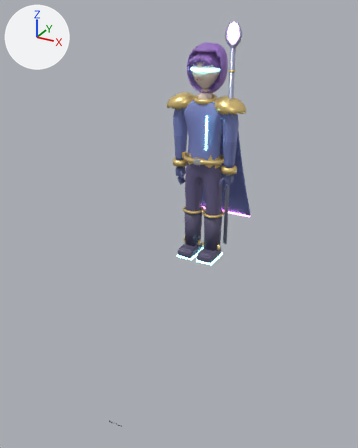
The glTF model assets/cine/hero.glb, before and after one commit.
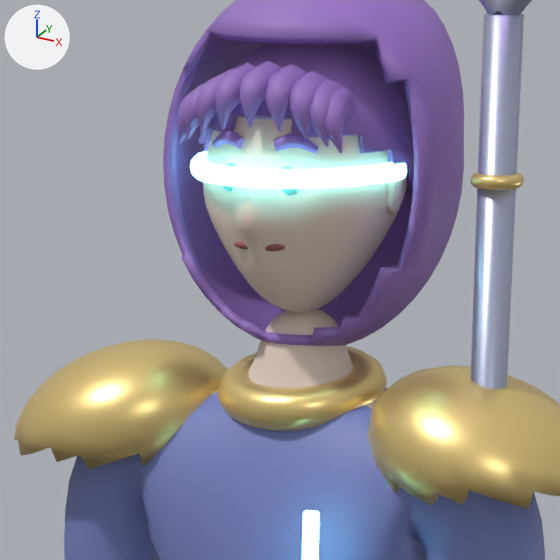
The first picture shows the older version from a 50 mm lens placed at (1.91, -3.95, 2.24), pointed at (0.06, -0.59, 0.56). The close-ups show the older and then the newer version on the part from 46% to 67% of the width and 10% to 27% of the height of that picture. Only the edits that show in the close-ups are written down. The lights are fixed; the arrows at upper left show +X, +Y and +Z. Where no turn or scale is listed for an object, it has been applied to the vertices. Vertices at exactly the same position are counted once.

The first close-up shows 'body', 'collar', 'eye0', 'eye1', 'hair', 'head', 'hood', 'pad0', 'pad1', 'stripe', 'visor', 'weapon' and 4 more.
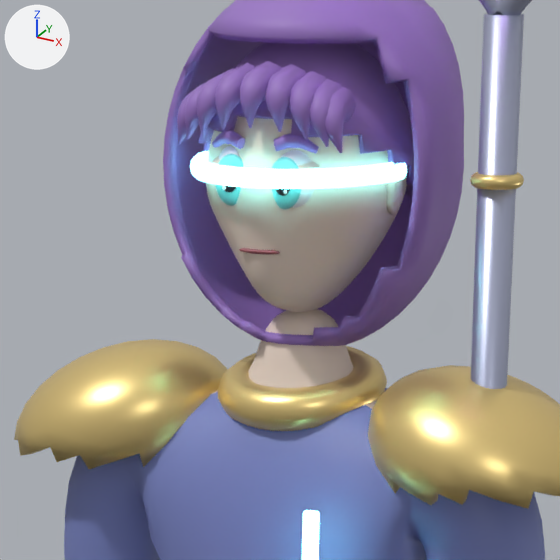
Where the newer file only moved an object's origin or applied its transform, the numbers keep the older frame.

What differs and where, as boxes (x1, y1, x2, y2) in the close-ups (560 x 560 px; the box of a moved part takes in the faces that stretch with it):
'head', reshaped: before (203, 116, 407, 312); after (206, 116, 407, 312)
'eye1', reshaped, moved (mostly hidden before): before (282, 167, 303, 196); after (272, 150, 314, 209)
'eye0', reshaped, moved (mostly hidden before): before (221, 163, 236, 192); after (215, 146, 243, 206)
part 1 of me_ew, added (mostly hidden): after (215, 146, 239, 199)
part 2 of me_ew, added (cyan): after (216, 154, 243, 206)
part 3 of me_ew, added: after (225, 186, 236, 192)
part 4 of me_ew, deleted: before (223, 163, 236, 192)
part 5 of me_ew_001, added: after (281, 150, 314, 208)
part 6 of me_ew_001, added (cyan): after (272, 157, 301, 209)
part 7 of me_ew_001, added: after (275, 189, 290, 196)
part 8 of me_ew_001, deleted: before (282, 167, 298, 196)
part 9 of me_head, moved or reshaped: before (203, 116, 357, 303); after (206, 116, 357, 304)

Diff of the bpy script that builds the scene:
```diff
--- a/assets/cine/hero.glb.py
+++ b/assets/cine/hero.glb.py
@@ mat_glint @@
+mat_glint = principled_material('glint')
+mat_glint.base_color = (1.0, 1.0, 1.0)  # white #ffffff
+mat_glint.roughness = 0.55
@@ me_ew @@
 # used by ob_eye0; location = (-0.034, -0.099, 1.747)
-me_ew.from_pydata(...)  # 684 vertices, 1356 faces; spans x -0.0271..0.0271, y -0.0283..0.0283, z -0.0271..0.0271
+me_ew.from_pydata(...)  # 778 vertices, 1536 faces; spans x -0.0313..0.0313, y -0.0354..0.0354, z -0.0403..0.0403
+# me_ew part 1: a new loose piece, a UV sphere (24 segments, 16 rings, poles along z) spanning x -0.0313..0.0313, y -0.0306..0.0354, z -0.0403..0.0403, in mat_eye_white (white #f9f9fc)
+# me_ew part 2: a new loose piece, a UV sphere (20 segments, 12 rings, poles along z) spanning x -0.0207..0.0207, y -0.0305..-0.0174, z -0.03..0.0267, in mat_iris (cyan #82e1e1)
+# me_ew part 3: a new loose piece, a UV sphere (14 segments, 8 rings, poles along z) spanning x -0.0103..0.0103, y -0.0331..-0.0267, z -0.0149..0.0116, in mat_pupil (dark grey #272730)
+# me_ew part 4: the loose piece of 222 vertices spanning x -0.0162..0.0162, y -0.0267..-0.0163, z -0.0162..0.0162 is deleted
+# other edits to the shape of me_ew do not show in these pictures
 me_ew.materials.append(mat_eye_white)
@@ me_ew @@
 me_ew.materials.append(mat_pupil)
+me_ew.materials.append(mat_glint)  # white #ffffff
@@ me_ew_001 @@
 # used by ob_eye1; location = (0.034, -0.099, 1.747)
-me_ew_001.from_pydata(...)  # 684 vertices, 1356 faces; spans x -0.0271..0.0271, y -0.0283..0.0283, z -0.0271..0.0271
+me_ew_001.from_pydata(...)  # 778 vertices, 1536 faces; spans x -0.0313..0.0313, y -0.0354..0.0354, z -0.0403..0.0403
+# me_ew_001 part 5: a new loose piece, a UV sphere (24 segments, 16 rings, poles along z) spanning x -0.0313..0.0313, y -0.0306..0.0354, z -0.0403..0.0403, in mat_eye_white (white #f9f9fc)
+# me_ew_001 part 6: a new loose piece, a UV sphere (20 segments, 12 rings, poles along z) spanning x -0.0207..0.0207, y -0.0305..-0.0174, z -0.03..0.0267, in mat_iris (cyan #82e1e1)
+# me_ew_001 part 7: a new loose piece, a UV sphere (14 segments, 8 rings, poles along z) spanning x -0.0103..0.0103, y -0.0331..-0.0267, z -0.0149..0.0116, in mat_pupil (dark grey #272730)
+# me_ew_001 part 8: the loose piece of 222 vertices spanning x -0.0162..0.0162, y -0.0267..-0.0163, z -0.0162..0.0162 is deleted
+# other edits to the shape of me_ew_001 do not show in these pictures
 me_ew_001.materials.append(mat_eye_white)
@@ me_ew_001 @@
 me_ew_001.materials.append(mat_pupil)
+me_ew_001.materials.append(mat_glint)  # white #ffffff
@@ me_head @@
 # used by ob_head; location = (0.0, -0.008, 1.735)
-me_head.from_pydata(...)  # 4402 vertices, 8800 faces; spans x -0.108..0.108, y -0.144..0.144, z -0.148..0.148
+me_head.from_pydata(...)  # 4402 vertices, 8800 faces; spans x -0.108..0.108, y -0.127..0.144, z -0.148..0.148
+# me_head part 9: 861 of 4402 vertices moved; they spanned x -0.105..0.105, y -0.144..-0.014, z -0.138..0.093 and now span x -0.104..0.104, y -0.127..-0.014, z -0.139..0.092; mean shift (0.0, 0.002, 0.001); largest move (0.0, -0.142, -0.038) -> (0.0, -0.123, -0.034)
 me_head.materials.append(mat_skin)
@@ ob_eye0 @@
 ob_eye0 = bpy.data.objects.new('eye0', me_ew)
-ob_eye0.location = (-0.034, -0.099, 1.747)
+ob_eye0.location = (-0.034, -0.1, 1.747)
@@ ob_eye1 @@
 ob_eye1 = bpy.data.objects.new('eye1', me_ew_001)
-ob_eye1.location = (0.034, -0.099, 1.747)
+ob_eye1.location = (0.034, -0.1, 1.747)
```
